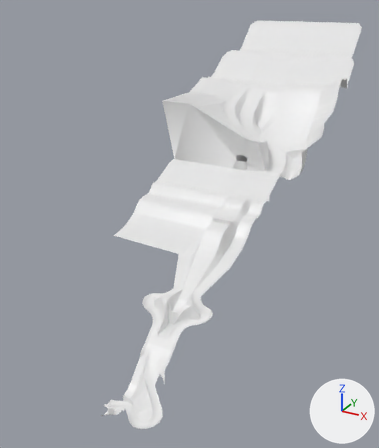
The FBX model Assets/Models/Environments/TrueLevel1/L1_v01.fbx as it was, and as the next commit left it.
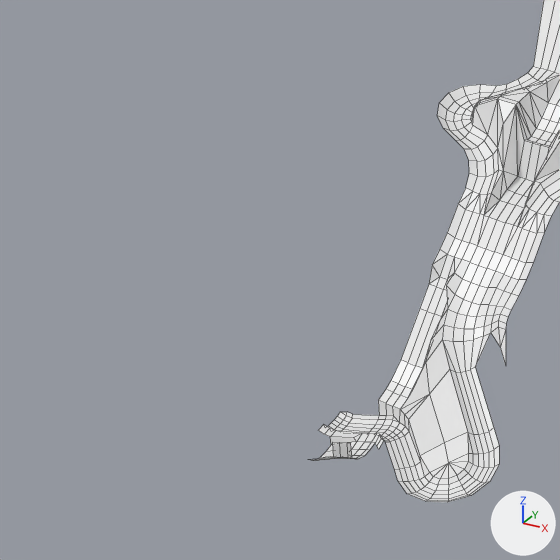
Each version is shown whole from a camera (50 mm lens) standing at (484.0, -1506.0, 71.0) and looking at (-33.0, -566.0, -399.0), then close up on the part from 0% to 48% of the width and 59% to 100% of the height. The axes (+X, +Y, +Z) are drawn at lower right. The lights are the same throughout. The close-ups show mesh edges as thin lines.

The scene before the commit, as lines of its bpy script (objects in view):
```python
me_grid = bpy.data.meshes.new('Grid')
me_grid.from_pydata(...)  # 1577 vertices, 1618 faces; spans x -160.0..212.0, y -1011.0..15.0, z -568.0..0.0
me_grid.materials.append(mat_level1textures)  # white #e7e7e7
ob_grid = bpy.data.objects.new('Grid', me_grid)
ob_grid.location = (0.0, 0.0, 0.0)
```
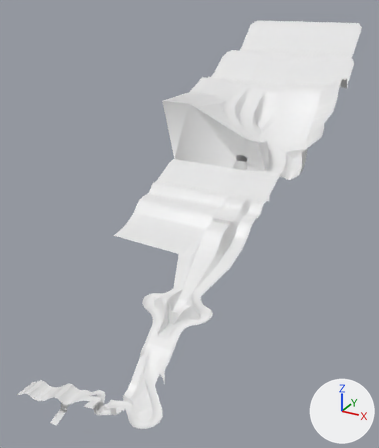
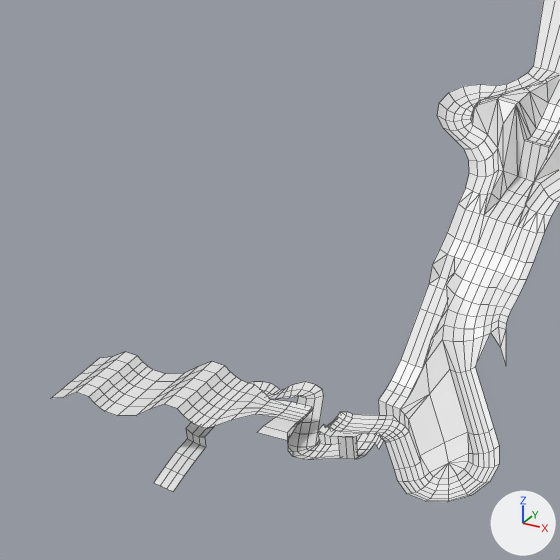
The change, as a diff of the scene's bpy script:
```diff
--- a/Assets/Models/Environments/TrueLevel1/L1_v01.fbx.py
+++ b/Assets/Models/Environments/TrueLevel1/L1_v01.fbx.py
@@ me_grid @@
 # used by ob_grid; location = (0.0, 0.0, 0.0)
-me_grid.from_pydata(...)  # 1577 vertices, 1618 faces; spans x -160.0..212.0, y -1011.0..15.0, z -568.0..0.0
+me_grid.from_pydata(...)  # 1836 vertices, 1838 faces; spans x -175.0..212.0, y -1011.0..15.0, z -640.0..0.0
+# me_grid part 1
+# 6 vertices are removed from x 36.0..66.0, y -995.0, z -561.0..-536.0
+# 5 faces are deleted
+# 3 vertices in x 58.0..66.0, y -995.0, z -549.0..-546.0 move by (0.0, 5.0, 10.0)
+# 1 vertex moves from x 36.0, y -990.0, z -566.0 to x 36.0, y -990.0, z -565.0
+# 174 vertices are added at x -175.0..28.0, y -990.0..-916.0, z -640.0..-564.0
+# 5 new vertices lie (-4.0, 0.0, -2.0) away from vertices in x 36.0..58.0, y -995.0..-975.0, z -568.0..-549.0
+# 34 new vertices lie (0.0, 8.0, 0.0) away from vertices in x -175.0..-47.0, y -983.0..-966.0, z -620.0..-582.0
+# 17 new vertices lie (0.0, 8.0, 0.0) away from vertices in x -175.0..-47.0, y -958.0, z -620.0..-582.0
+# 17 new vertices lie (0.0, 8.0, 0.0) away from vertices in x -175.0..-47.0, y -950.0, z -620.0..-582.0
+# 6 new vertices lie (15.0, 0.0, 3.0) away from vertices in x -8.0, y -969.0..-955.0, z -573.0..-572.0
+# 6 new vertices lie (5.0, 0.0, 0.0) away from vertices in x -88.0..-83.0, y -990.0..-952.0, z -640.0..-624.0
+# 6 new vertices lie (0.0, 5.0, 0.0) away from vertices in x -57.0..-8.0, y -985.0..-927.0, z -610.0..-570.0
+# 225 new faces join them
 me_grid.materials.append(mat_level1textures)
```

Location of each change, [x1, y1, x2, y2] in pixels of the close-ups (560 x 560 px):
'Grid', reshaped
    before: [310, 0, 560, 502]
    after: [52, 0, 560, 502]
part 1 of me_grid, built on
    before: [310, 443, 352, 461]
    after: [52, 352, 347, 492]
